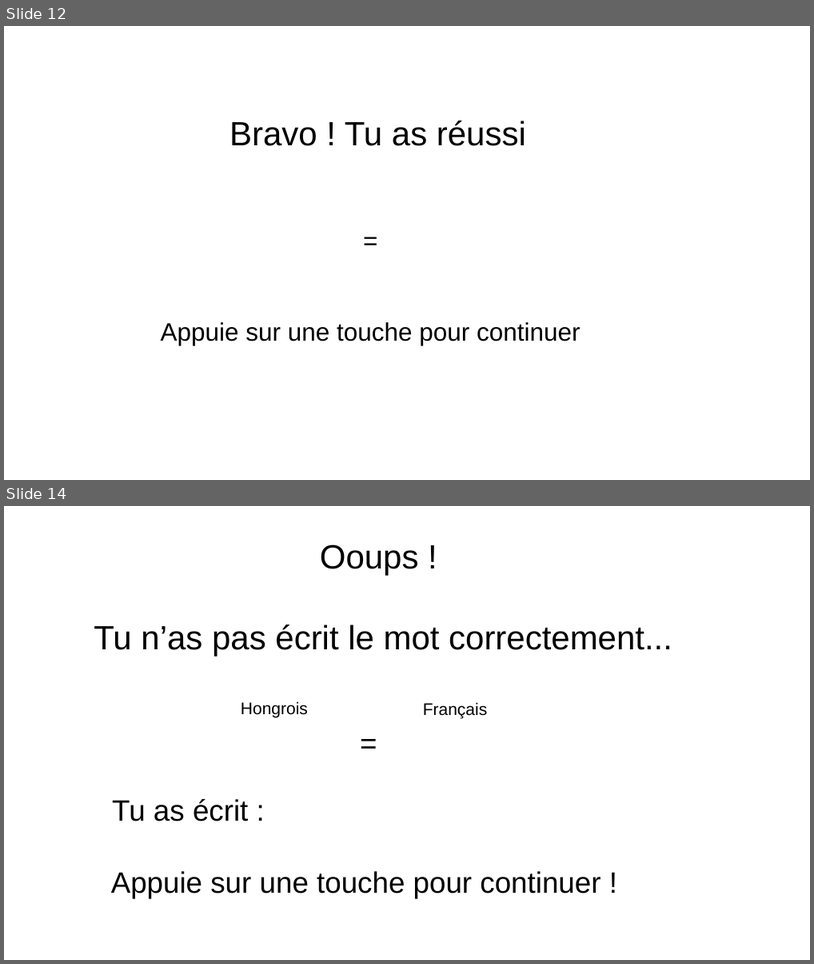
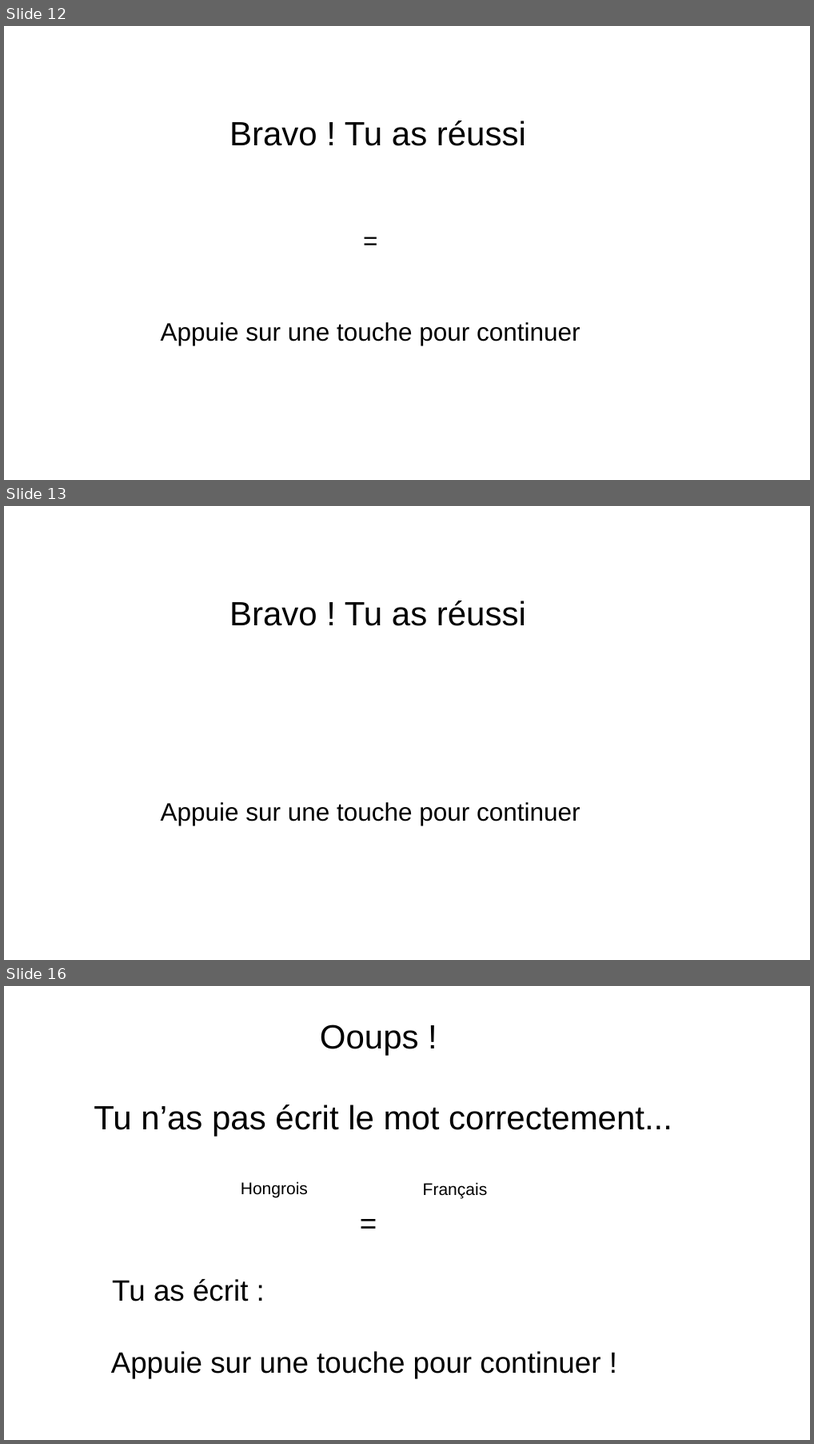
Before and after one commit to AlessandroCuozzo/Psycho, a slide deck: images/Images NEW.pptx. Shown one above the other, each under a label of ours: slides 12 and 14 before the commit, slides 12, 13 and 16 after it; the slides between them are not shown. The pictures are 814x964 and 814x1444 pixels, drawn with LibreOffice and Linux fonts; fonts in the diff are those of the drawing. Boxes give left, top, right and bottom in pixels: in the first picture for what was removed or moved away, otherwise in the second. Text is boxed around its words. In the diff, an @@ line names an element or a change of style, - is before the commit and + after.

```diff
--- a/images/Images NEW.pptx
+++ b/images/Images NEW.pptx
@@ slide 13 added at bbox=[4, 506, 810, 960], background #FFFFFF @@
@@ text added at bbox=[230, 600, 526, 626], 40 pt, text #000000 @@
+Bravo ! Tu as réussi
@@ text added at bbox=[161, 802, 580, 825], 30 pt, text #000000 @@
+Appuie sur une touche pour continuer
@@ what was slide 14 is now slide 16 @@
```
Also in this commit, not shown: 4 slides changed, 1 other slide added, 16 other files.
